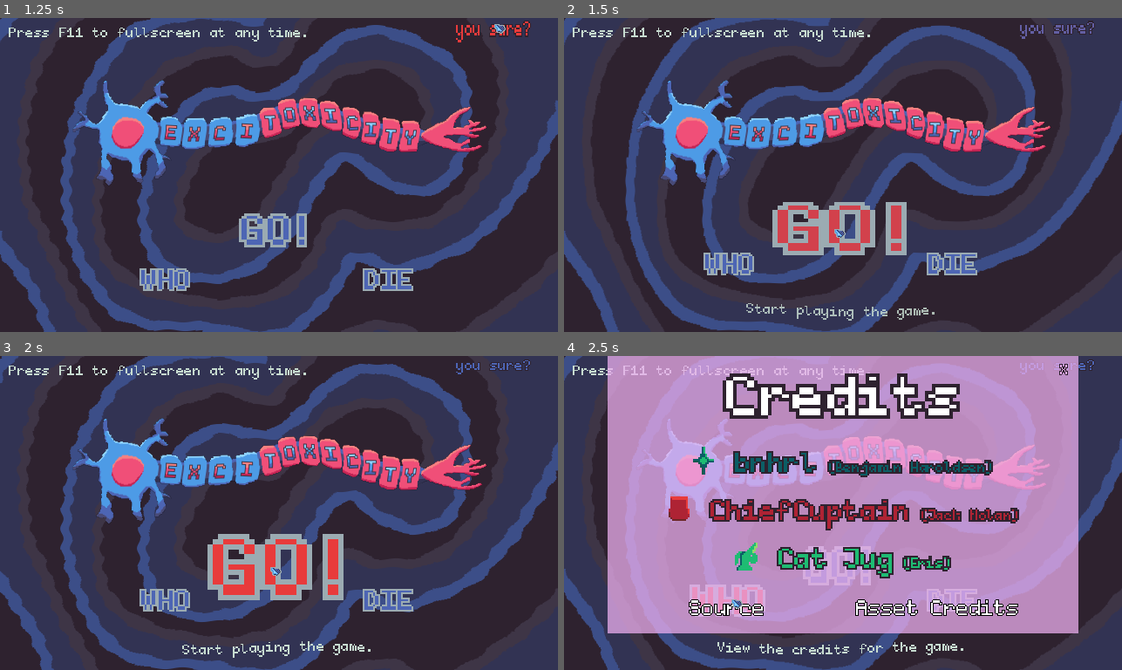
Above: before the commit, frames 1-4 (two rows, left to right).
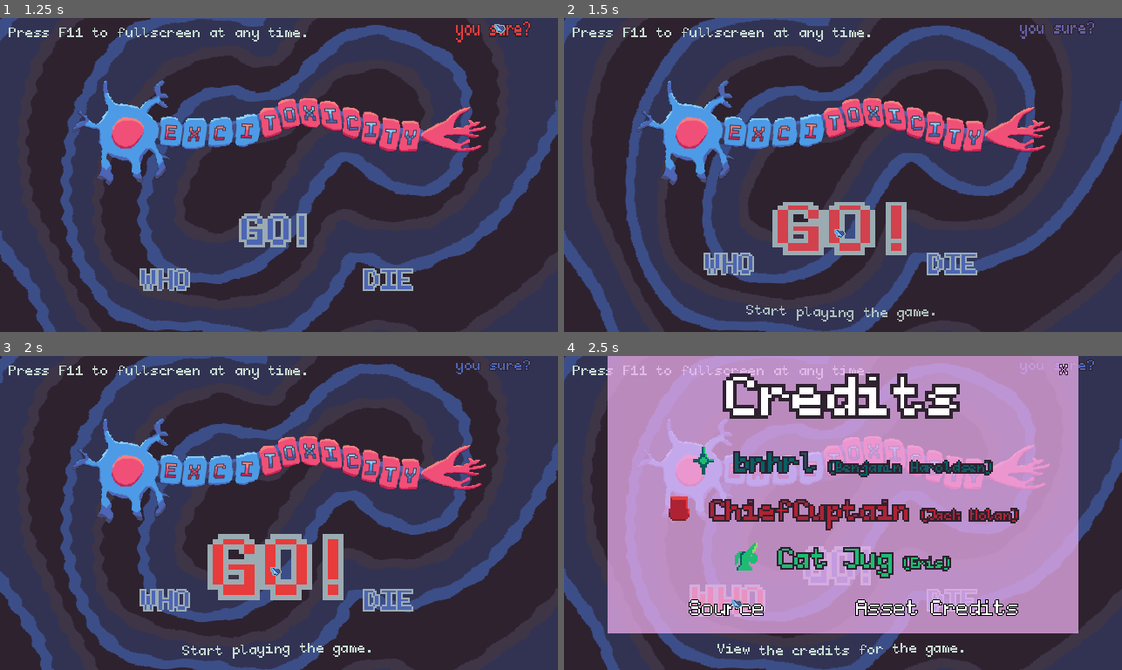
Above: after the commit, the same moments.

Repository: bnhrl/MomentumIsEverythingCountDown
Game: Godot game, scene res://Game/MainMenu/main_menu.tscn
Two runs of this game, one before a commit and one after it. Both use one fixed random seed, a clock stepped at 60 frames per second and the inputs below. Sound files missing from this copy of the repository are replaced by a short silence.
Inputs (mouse positions are in pixels of both pictures, inside the frame that each line leads up to):
- Up to frame 1 (1.25 s): tap F at 0.5 s; move the mouse to (496, 24) at 0.52 s; hold D (right) from 0.53 s (still down); click (496, 24) at 0.6 s
- Up to frame 2 (1.5 s): tap F at 1.25 s; move the mouse to (831, 228) at 1.27 s; release D (right) at 1.28 s; hold S (down) from 1.28 s (still down); tap Space (reserve_ion) at 1.35 s
- Up to frame 3 (2 s): keep holding S (down)
- Up to frame 4 (2.5 s): tap F at 2 s; move the mouse to (731, 600) at 2.02 s; release S (down) at 2.03 s; hold D (right) from 2.03 s (still down); click (731, 600) at 2.1 s

Frame 1 is identical in both runs. In frame 2, 0.3% of the frame differs, in the area x 32-67%, y 90-97%; in frame 3, 0.3%; in frame 4, 0.4%, in the area x 27-72%, y 91-96%.

Commit message:
The web build can now export and import save files!

Diff:
--- a/Game/MainMenu/main_menu.gd
+++ b/Game/MainMenu/main_menu.gd
@@ -4,6 +4,17 @@
 func _ready() -> void:
 	$LabelBtnDescription.modulate.a = 0.0
 	RenderingServer.global_shader_parameter_set("outline_color", Color("9babb2"))
+	prepare_opening()
+	get_window().files_dropped.connect(_on_files_dropped)
+
+	if OS.get_name() == "Web":
+		$BtnExport.show()
+		if not Data.save_data.get("warning_accepted", false):
+			$WebWarning.show()
+			await %BtnWebWarning.pressed
+			Data.save_data.set("warning_accepted", true)
+			Data.save()
+	$WebWarning.queue_free()
 	play_opening()
 	await Delays.wait(3.33)
 	var tween := create_tween()
@@ -14,11 +25,13 @@
 
 
 # Opening
-func play_opening() -> void:
+func prepare_opening() -> void:
 	%Logo.hide()
 	$BtnStart.hide()
 	$BtnCredits.hide()
 	$BtnQuit.hide()
+
+func play_opening() -> void:
 	await Delays.wait(0.25)
 	%Logo.show()
 	$BtnStart.show()
@@ -63,12 +76,14 @@
 		label_btn_description.text = "[wave]View the credits for the game."
 	elif button == $BtnQuit:
 		label_btn_description.text = "[wave]Close the game and exit to desktop."
+	elif button == $BtnExport:
+		label_btn_description.text = "[wave]Export your save data. Drag and drop the file onto the game to load it."
 
 func button_unhovered(_button: UIButton) -> void:
 	lbd_hovered = false
 
 
-# Reset
+# Reset & Export
 var warnings_till_reset := 4
 func _on_btn_reset_pressed() -> void:
 	warnings_till_reset -= 1
@@ -79,3 +94,14 @@
 		0:
 			$BtnReset.text = "save deleted"
 			Data.reset_save()
+
+func _on_btn_export_pressed() -> void:
+	var buffer := FileAccess.get_file_as_bytes(Data.SAVE_DATA_PATH)
+	JavaScriptBridge.download_buffer(buffer, "save.excitoxicity")
+
+func _on_files_dropped(files: PackedStringArray) -> void:
+	for file in files:
+		if file.right(13) == ".excitoxicity":
+			Data.load_save(file)
+			print("Succesfully loaded " + file + " as a save!")
+			return
--- a/Game/MainMenu/main_menu.tscn
+++ b/Game/MainMenu/main_menu.tscn
@@ -5,6 +5,7 @@
 [ext_resource type="Texture2D" uid="uid://baodxxg4uk2ig" path="res://Game/MainMenu/background.png" id="3_5g5lb"]
 [ext_resource type="Texture2D" uid="uid://bj4ao8f456njj" path="res://Game/MainMenu/logo.png" id="5_052h3"]
 [ext_resource type="Shader" uid="uid://chwkgj0slhnlv" path="res://Assets/Shaders/wavy.gdshader" id="5_trxfs"]
+[ext_resource type="Texture2D" uid="uid://cmm28d6hlfyg0" path="res://Game/MainMenu/web_warning.png" id="6_trxfs"]
 
 [sub_resource type="ShaderMaterial" id="ShaderMaterial_2gy78"]
 shader = ExtResource("5_trxfs")
@@ -50,14 +51,15 @@
 
 [node name="LabelBtnDescription" type="RichTextLabel" parent="." unique_id=1869460710]
 layout_mode = 0
-offset_top = 314.0
+offset_top = 300.0
 offset_right = 640.0
-offset_bottom = 354.0
+offset_bottom = 350.0
 theme_override_colors/default_color = Color(0.78039217, 0.8627451, 0.8156863, 1)
 bbcode_enabled = true
 text = "[wave]Hover a button button hover theory"
+scroll_active = false
 horizontal_alignment = 1
-vertical_alignment = 1
+vertical_alignment = 2
 
 [node name="BtnStart" parent="." unique_id=1301211313 instance=ExtResource("1_38cx4")]
 layout_mode = 0
@@ -112,6 +114,54 @@
 text = "reset save data"
 hover_size = Vector2(1, 1.5)
 
+[node name="BtnExport" parent="." unique_id=2014245668 instance=ExtResource("1_38cx4")]
+visible = false
+layout_mode = 0
+offset_left = 481.0
+offset_top = 19.0
+offset_right = 640.0
+offset_bottom = 47.0
+text = "export save data"
+hover_size = Vector2(1, 1.5)
+
+[node name="WebWarning" type="Node2D" parent="." unique_id=403124464]
+visible = false
+z_index = 5
+position = Vector2(320, 180)
+
+[node name="InputBlocker" type="Control" parent="WebWarning" unique_id=959368452]
+layout_mode = 3
+anchors_preset = 0
+offset_left = -320.0
+offset_top = -180.0
+offset_right = 320.0
+offset_bottom = 180.0
+
+[node name="Background" type="Sprite2D" parent="WebWarning" unique_id=1540774827]
+texture = ExtResource("6_trxfs")
+
+[node name="Label" type="RichTextLabel" parent="WebWarning" unique_id=476632148]
+offset_left = -115.0
+offset_top = -115.0
+offset_right = 113.0
+offset_bottom = 46.0
+theme_override_font_sizes/normal_font_size = 12
+bbcode_enabled = true
+text = "[font_size=24]- WARNING -[/font_size]
+You are playing on the WEB BUILD! This is not the intended experience, and your audiovisual experience of this game may be impacted!"
+scroll_active = false
+horizontal_alignment = 1
+vertical_alignment = 1
+
+[node name="BtnWebWarning" parent="WebWarning" unique_id=669870460 instance=ExtResource("1_38cx4")]
+unique_name_in_owner = true
+offset_left = -115.0
+offset_top = 48.0
+offset_right = 113.0
+offset_bottom = 116.0
+text = "I understand, don't show again."
+hover_size = Vector2(1.1, 1.1)
+
 [connection signal="button_hovered" from="BtnStart" to="." method="button_hovered"]
 [connection signal="button_unhovered" from="BtnStart" to="." method="button_unhovered"]
 [connection signal="pressed" from="BtnStart" to="." method="_on_btn_start_pressed"]
@@ -122,3 +172,6 @@
 [connection signal="button_unhovered" from="BtnQuit" to="." method="button_unhovered"]
 [connection signal="pressed" from="BtnQuit" to="." method="_on_btn_quit_pressed"]
 [connection signal="pressed" from="BtnReset" to="." method="_on_btn_reset_pressed"]
+[connection signal="button_hovered" from="BtnExport" to="." method="button_hovered"]
+[connection signal="button_unhovered" from="BtnExport" to="." method="button_unhovered"]
+[connection signal="pressed" from="BtnExport" to="." method="_on_btn_export_pressed"]
--- a/_Globals/_Data.gd
+++ b/_Globals/_Data.gd
@@ -13,8 +13,9 @@
 	load_save()
 
 
-func load_save() -> void:
-	var save_file := FileAccess.open("user://save.exitoxicity", FileAccess.READ)
+const SAVE_DATA_PATH := "user://save.excitoxicity"
+func load_save(path := SAVE_DATA_PATH) -> void:
+	var save_file := FileAccess.open(path, FileAccess.READ)
 	if !save_file:
 		save()
 		return
Binary file added: Game/MainMenu/web_warning.png
Not shown, added: Game/MainMenu/web_warning.png.import
